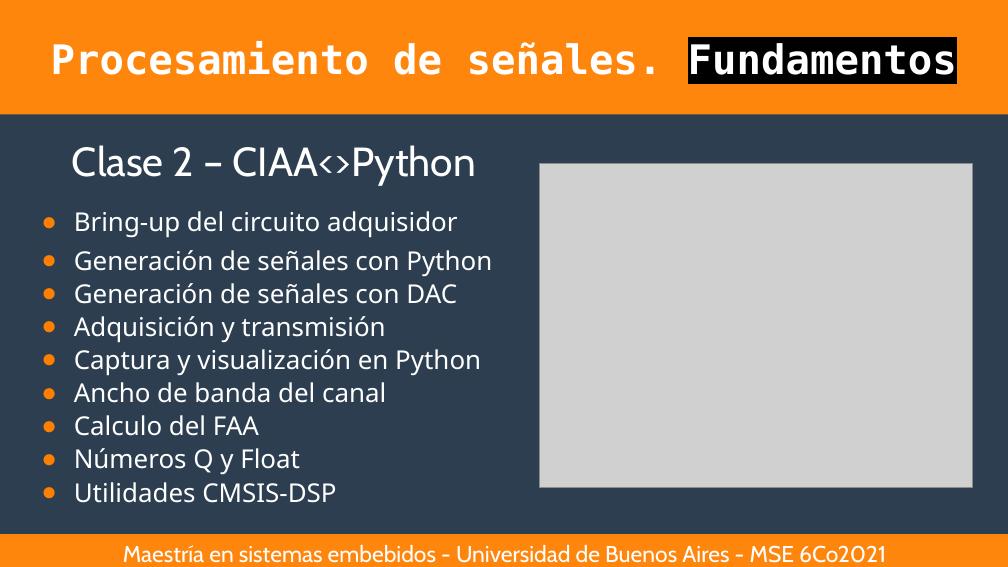
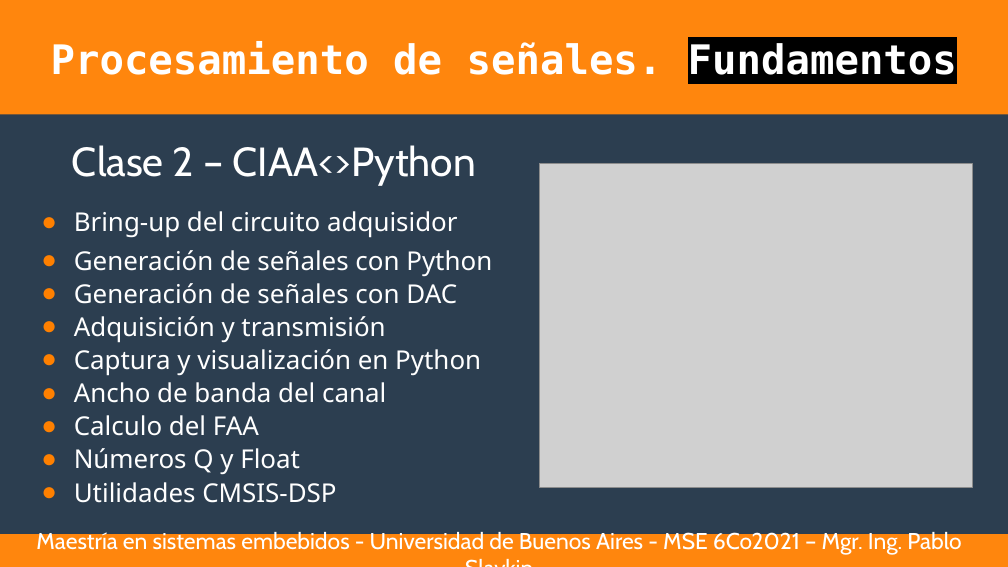
Before and after one commit to leonardods2007/psf_2021, a slide deck: slide 1 of clases/2_clase/2_clase.odp. Drawn at 1008x567 pixels with LibreOffice and Linux fonts; fonts in the diff are those of the drawing; grey boxes stand for pictures. Boxes give left, top, right and bottom in pixels: in the first picture for what was removed or moved away, otherwise in the second. Text is boxed around its words. In the diff, an @@ line names an element or a change of style, - is before the commit and + after.

```diff
--- a/clases/2_clase/2_clase.odp
+++ b/clases/2_clase/2_clase.odp
@@ text at (x1=36, y1=529, x2=961, y2=555): text changed @@
-Maestría en sistemas embebidos - Universidad de Buenos Aires - MSE 6Co2021
+Maestría en sistemas embebidos - Universidad de Buenos Aires - MSE 6Co2021 – Mgr. Ing. Pablo Slavkin
```
Also in this commit, not shown: 50 other files.
